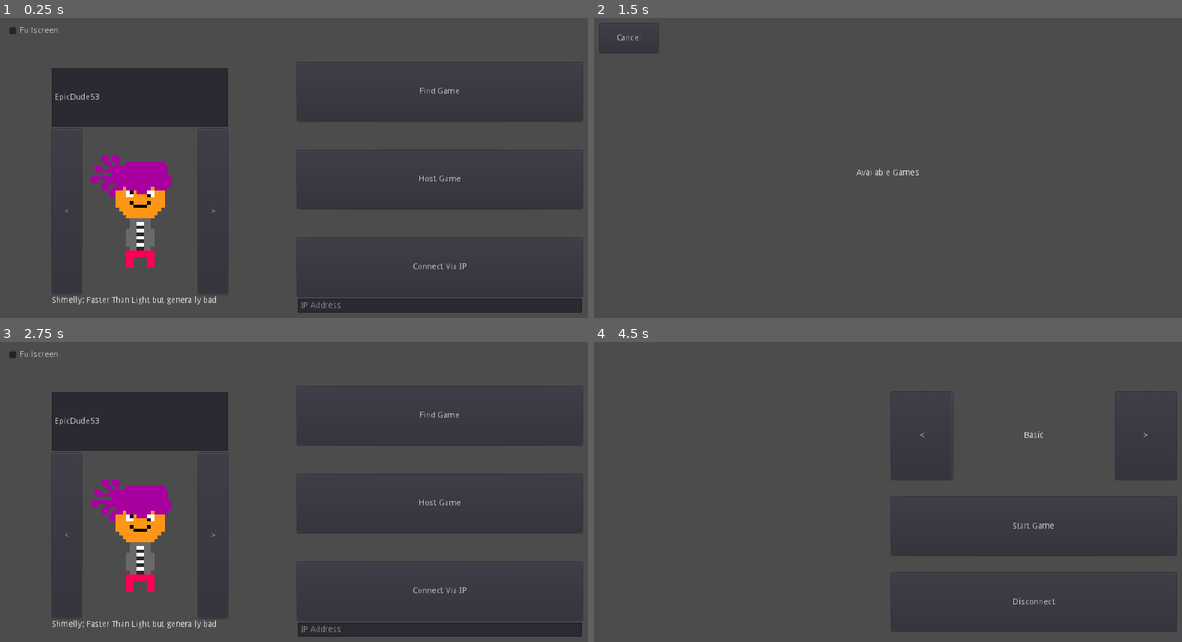
Above: before the commit, frames 1-4 (two rows, left to right).
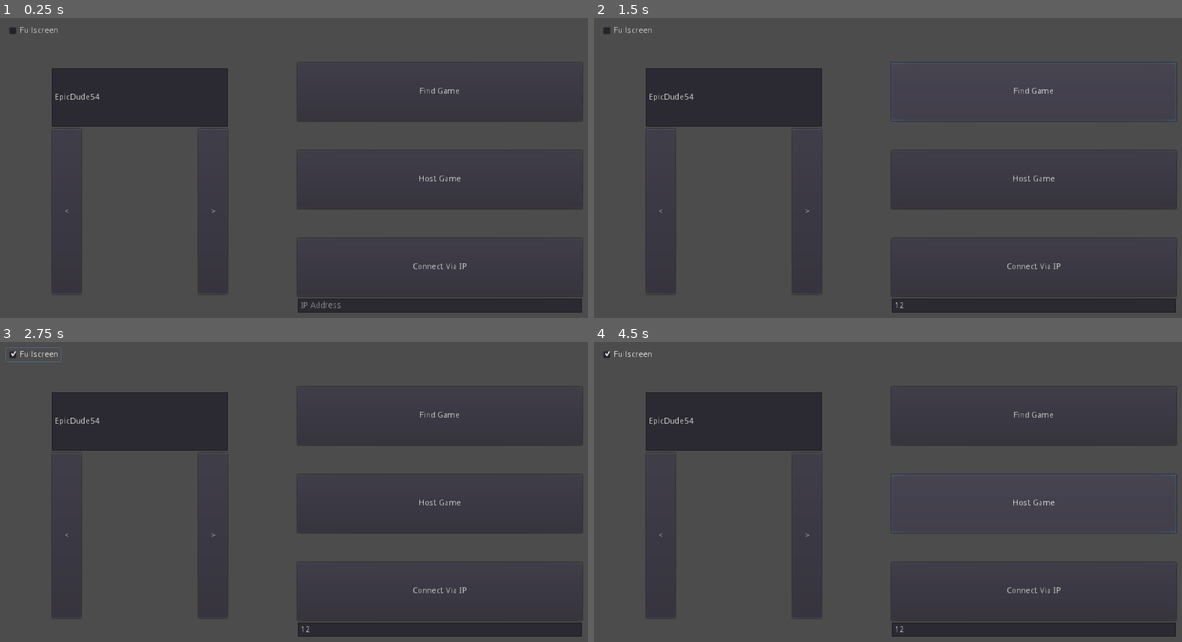
Above: after the commit, the same moments.

Repository: Iddmeister/BadStars
Game: Godot game, scene res://Scenes/UI/LoadingScreen.tscn
Two runs of this game, one before a commit and one after it. Both use one fixed random seed, a clock stepped at 60 frames per second and the inputs below. The engine's default icon, where the game draws it, is replaced by a stand-in: a white triangle on a blue panel in a dark square.
Inputs (mouse positions are in pixels of both pictures, inside the frame that each line leads up to):
- Up to frame 1 (0.25 s): no input
- Up to frame 2 (1.5 s): click (1035, 306) at 0.52 s; type "12" at 0.6 s; click "Find Game" at 1.25 s
- Up to frame 3 (2.75 s): click (35, 363) at 2 s, where only the run before the commit has a clickable "Cancel"
- Up to frame 4 (4.5 s): click "<" at 2.75 s; click ">" at 3.5 s; click "Host Game" at 4.25 s

The runs differ from the first frame. In frame 1, 2.8% of the frame differs, in the area x 8-37%, y 25-96%; in frame 2, 9.3%, in the area x 0-100%, y 3-99%; in frame 3, 2.9%; in frame 4, 7.7%.
Error before the commit: Invalid get index '1' (on base: 'Array'). (res://Scripts/Network.gd:51)
Error after the commit: Parse Error: Parse error: Spaces used before tabs on a line (res://Scripts/Globals.gd:24)

Commit message:
Added Karl Marx

Diff:
--- /dev/null
+++ b/Scenes/Characters/KarlMarx.tscn
@@ -0,0 +1,29 @@
+[gd_scene load_steps=7 format=2]
+
+[ext_resource path="res://Scenes/Characters/Player.tscn" type="PackedScene" id=1]
+[ext_resource path="res://Graphics/Characters/KarlMarx.png" type="Texture" id=2]
+[ext_resource path="res://Scenes/Guns/Sickle.tscn" type="PackedScene" id=3]
+[ext_resource path="res://Scenes/Supers/KarlMarxSuper.tscn" type="PackedScene" id=4]
+
+[sub_resource type="AtlasTexture" id=1]
+atlas = ExtResource( 2 )
+region = Rect2( 30, 10, 40, 50 )
+
+[sub_resource type="RectangleShape2D" id=2]
+extents = Vector2( 15.1106, 20 )
+
+[node name="Player" instance=ExtResource( 1 )]
+maxHealth = 270
+moveSpeed = 240
+
+[node name="Sprite" parent="." index="0"]
+texture = SubResource( 1 )
+
+[node name="CollisionShape2D" parent="." index="1"]
+position = Vector2( 2.70552, 2.70553 )
+shape = SubResource( 2 )
+
+[node name="Gun" parent="." index="7" instance=ExtResource( 3 )]
+
+[node name="Super" parent="." index="8" instance=ExtResource( 4 )]
+damageMultiplier = 0.2
--- /dev/null
+++ b/Scenes/Guns/Sickle.gd
@@ -0,0 +1,118 @@
+extends Gun
+
+export var speed = 130
+export var damage = 50
+export var returnRange = 10
+
+var velocity = Vector2()
+
+var returning = false
+
+var startPos = Vector2()
+
+var sickleDirection = 0
+
+remotesync var sickleShot = false
+
+func _ready():
+	._ready()
+	call_deferred("set_network_master", get_parent().get_network_master())
+
+remotesync func shoot(id:int, poolIndex:int):
+
+	if is_network_master():
+		startPos = $Space/Sickle.global_position
+		sickleDirection = global_rotation
+		sickleShot = true
+
+	pass
+
+func _physics_process(delta):
+	if is_network_master():
+		if sickleShot:
+			rpc_unreliable("spin")
+			move(delta)
+		else:
+			updateToPlayer()
+
+		rpc_unreliable("updatePosition", $Space/Sickle.global_position)
+
+	pass
+
+func updateToPlayer():
+
+	$Space/Sickle.global_position = $Muzzle.global_position
+
+	pass
+
+func move(delta:float):
+
+
+	if returning:
+
+		var dir = Vector2(1, 0).rotated($Space/Sickle.get_angle_to(global_position))
+		velocity = dir * speed
+		$Space/Sickle.global_position += velocity*delta
+		checkReturned()
+
+	else:
+
+		if $Space/Sickle.global_position.distance_to(startPos) >= distance:
+			returning = true
+		else:
+			var dir = Vector2(1, 0).rotated(sickleDirection)
+			velocity = dir * speed
+			$Space/Sickle.global_position += velocity*delta
+
+
+
+		pass
+
+	pass
+
+func checkReturned():
+
+	if ($Space/Sickle.global_position - global_position).length() < returnRange:
+		returning = false
+		sickleShot = false
+		canShoot = true
+
+	pass
+
+
+remotesync func updatePosition(pos:Vector2):
+
+	$Space/Sickle.global_position = pos
+
+	pass
+
+remotesync func spin():
+
+	$Space/Sickle/Sprite.rotation_degrees += 10
+
+	pass
+
+func _on_Cooldown_timeout():
+	#canShoot = true
+	pass
+
+
+func _on_Sickle_body_entered(body):
+	if is_network_master():
+		if body.is_in_group("Shootable"):
+			if not body.is_in_group("Ally"+String(get_parent().get_network_master())):
+
+				body.rpc("hit", damage, get_parent().get_network_master())
+
+				if body.is_in_group("Player") or body.is_in_group("Dummy"):
+					get_tree().get_nodes_in_group("Ally"+String(get_parent().get_network_master()))[0].rpc("didDamage", damage)
+
+		if not body.is_in_group("Player"):
+			returning = true
+
+
+func _on_Gun_visibility_changed():
+	if visible == false:
+		$Space/Sickle.visible = false
+	else:
+		$Space/Sickle.visible = true
--- /dev/null
+++ b/Scenes/Guns/Sickle.tscn
@@ -0,0 +1,42 @@
+[gd_scene load_steps=5 format=2]
+
+[ext_resource path="res://Scenes/Guns/Gun.tscn" type="PackedScene" id=1]
+[ext_resource path="res://Scenes/Guns/Sickle.gd" type="Script" id=2]
+[ext_resource path="res://Graphics/Weapons/Sickle.png" type="Texture" id=3]
+
+[sub_resource type="CircleShape2D" id=1]
+radius = 14.9446
+
+[node name="Gun" index="0" instance=ExtResource( 1 )]
+script = ExtResource( 2 )
+maxAmmo = 1
+distance = 320
+aimWidth = 30
+speed = 370
+returnRange = 50
+
+[node name="Muzzle" parent="." index="0"]
+position = Vector2( 10, 0 )
+
+[node name="Cooldown" parent="." index="1"]
+wait_time = 0.01
+
+[node name="Reload" parent="." index="2"]
+wait_time = 0.01
+
+[node name="Space" type="Node" parent="." index="4"]
+
+[node name="Sickle" type="Area2D" parent="Space" index="0"]
+position = Vector2( 10, 0 )
+z_index = 10
+collision_layer = 2
+collision_mask = 5
+
+[node name="CollisionShape2D" type="CollisionShape2D" parent="Space/Sickle" index="0"]
+shape = SubResource( 1 )
+
+[node name="Sprite" type="Sprite" parent="Space/Sickle" index="1"]
+scale = Vector2( 0.05, 0.05 )
+texture = ExtResource( 3 )
+[connection signal="visibility_changed" from="." to="." method="_on_Gun_visibility_changed"]
+[connection signal="body_entered" from="Space/Sickle" to="." method="_on_Sickle_body_entered"]
--- a/Scenes/Screens/MainMenu.gd
+++ b/Scenes/Screens/MainMenu.gd
@@ -16,8 +16,8 @@
 	Globals.characters.JOKER:{"icon":"res://Graphics/Characters/Joker.png", "info":"Joker: You Wouldn't Get It"},
 	Globals.characters.MAGPIE:{"icon":"res://Graphics/Characters/Magpie.png", "info":"Magpie: SHINY SHINY SHINY"},
 	Globals.characters.FRONK:{"icon":"res://Graphics/Characters/Fronk.png", "info":"FRONK: ICH BIN FRONK"},
-  #Globals.characters.BRICK:{"icon":"res://Graphics/Characters/Brick.png", "info":"Brick is literally a brick"},
-
+ 	 #Globals.characters.BRICK:{"icon":"res://Graphics/Characters/Brick.png", "info":"Brick is literally a brick"},
+	Globals.characters.KARLMARX:{"icon":"res://Graphics/Characters/KarlMarx.png", "info":"Karl Marx: Communism"},
 }
 
 
--- /dev/null
+++ b/Scenes/Supers/KarlMarxSuper.gd
@@ -0,0 +1,16 @@
+extends Super
+
+export var damage = 30
+
+remotesync func super(id:int):
+
+	if get_tree().is_network_server():
+
+		for player in get_tree().get_nodes_in_group("Player"):
+
+			if not player.dead:
+				player.rpc("hit", damage, get_parent().get_network_master())
+
+			pass
+
+	pass
--- /dev/null
+++ b/Scenes/Supers/KarlMarxSuper.tscn
@@ -0,0 +1,10 @@
+[gd_scene load_steps=3 format=2]
+
+[ext_resource path="res://Scenes/Supers/Super.tscn" type="PackedScene" id=1]
+[ext_resource path="res://Scenes/Supers/KarlMarxSuper.gd" type="Script" id=2]
+
+[node name="Super" index="0" instance=ExtResource( 1 )]
+script = ExtResource( 2 )
+damageMultiplier = 0.15
+superMessage = "used Communism"
+damage = 40
--- a/Scripts/Globals.gd
+++ b/Scripts/Globals.gd
@@ -1,6 +1,6 @@
 extends Node
 
-enum characters {CLOT, YEETA, SHMELLY, SALMON, ELSCRIMO, WILL, BARREL, POKO, THRIO, JOKER, BALD, MAGPIE, FRONK, BRICK}
+enum characters {CLOT, YEETA, SHMELLY, SALMON, ELSCRIMO, WILL, BARREL, POKO, THRIO, JOKER, BALD, MAGPIE, FRONK, BRICK, KARLMARX}
 
 enum events {KILL, SUPER, MESSAGE}
 
@@ -21,12 +21,13 @@
 	characters.BARREL:{"poolSize":0, "bulletPath":"", "playerPath":"res://Scenes/Characters/Barryl.tscn"},
 	characters.POKO: {"poolSize":50, "bulletPath":"Scenes/Bullets/PokoBullet.tscn", "playerPath":"res://Scenes/Characters/Poko.tscn"},
 	characters.JOKER: {"poolSize":0, "bulletPath":"", "playerPath":"res://Scenes/Characters/Joker.tscn"},
-  characters.BALD:{"poolSize":45, "bulletPath":"res://Scenes/Bullets/BALDBULLET.tscn", "playerPath":"res://Scenes/Characters/BALD.tscn"},
+  	characters.BALD:{"poolSize":45, "bulletPath":"res://Scenes/Bullets/BALDBULLET.tscn", "playerPath":"res://Scenes/Characters/BALD.tscn"},
 	characters.MAGPIE:{"poolSize":30, "bulletPath":"res://Scenes/Bullets/Feather.tscn", "playerPath":"res://Scenes/Characters/Magpie.tscn"},
 	characters.FRONK:{"poolSize":0, "bulletPath":"", "playerPath":"res://Scenes/Characters/Fronk.tscn"},
 	characters.THRIO:{"poolSize":7, "bulletPath":"res://Scenes/Bullets/Shuriken.tscn", "playerPath":"res://Scenes/Characters/THRiO.tscn"},
 	characters.BRICK:{"poolSize":40, "bulletPath":"res://Scenes/Bullets/BrickBullet.tscn", "playerPath":"res://Scenes/Characters/Brick.tscn"},
-  }
+	characters.KARLMARX:{"poolSize":0, "bulletPath":"", "playerPath":"res://Scenes/Characters/KarlMarx.tscn"},
+}
 
 var maps = {
 
Binary file added: Graphics/Characters/KarlMarx.png
Not shown, added: Graphics/Characters/KarlMarx.png.import
Binary file added: Graphics/Weapons/Sickle.png
Not shown, added: Graphics/Weapons/Sickle.png.import
Not shown: 2 places in Scenes/Terrain/DestructibleWall.tscn that only renumber resources
